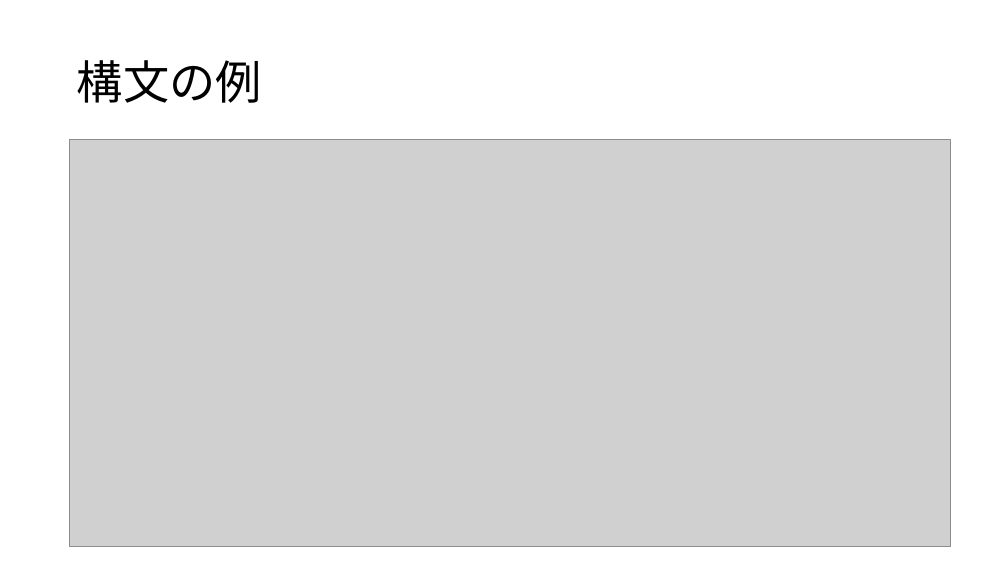
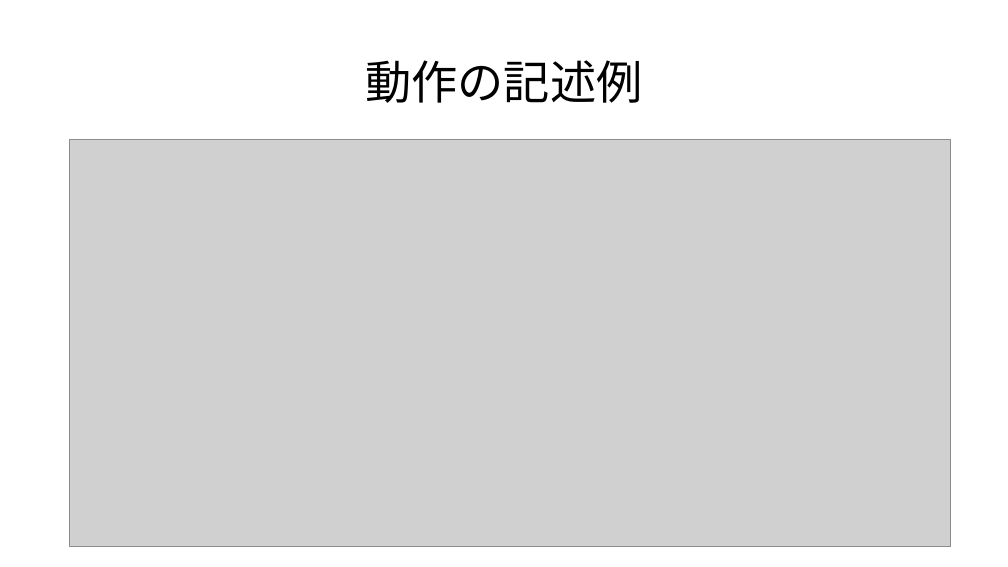
Before and after one commit to Rashoru-Infinity/advanced_1a_screen_saver, a slide deck: slide 4 of presentation.pptx (slide 6 before the commit). Drawn at 1008x567 pixels with LibreOffice and Linux fonts; fonts in the diff are those of the drawing; grey boxes stand for pictures. Boxes give left, top, right and bottom in pixels: in the first picture for what was removed or moved away, otherwise in the second. Text is boxed around its words. In the diff, an @@ line names an element or a change of style, - is before the commit and + after.

```diff
--- a/presentation.pptx
+++ b/presentation.pptx
@@ title at (365,60,642,103): text changed @@
-構文の例
+動作の記述例
```
Also in this commit, not shown: 2 slides added, 1 slide removed.
